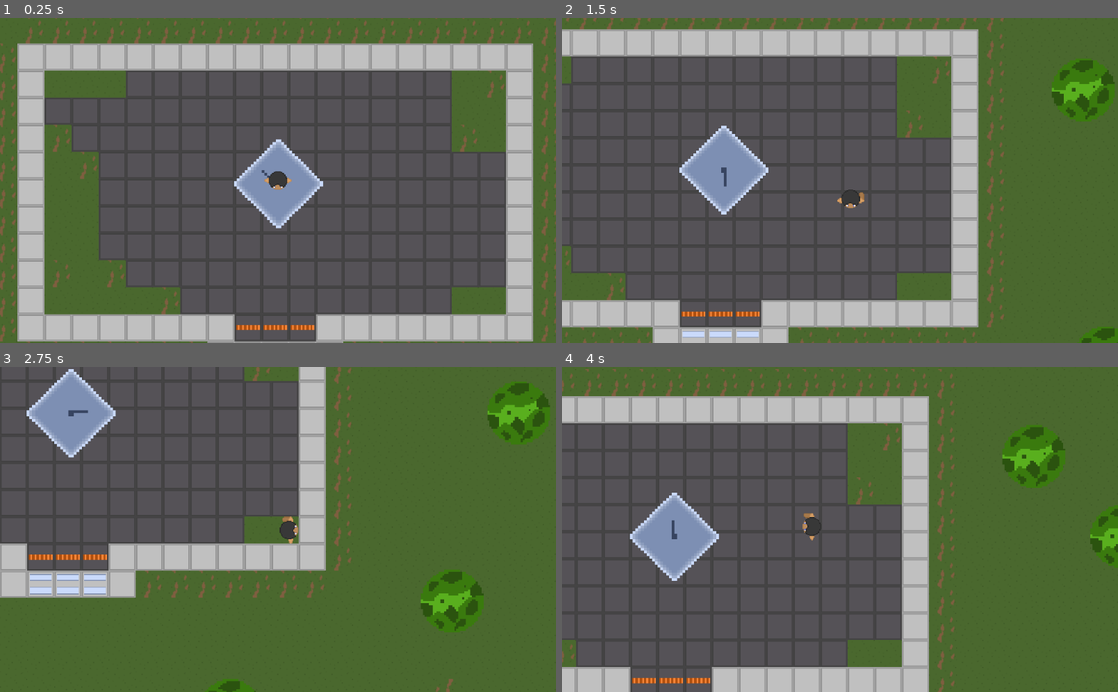
Above: before the commit, frames 1-4 (two rows, left to right).
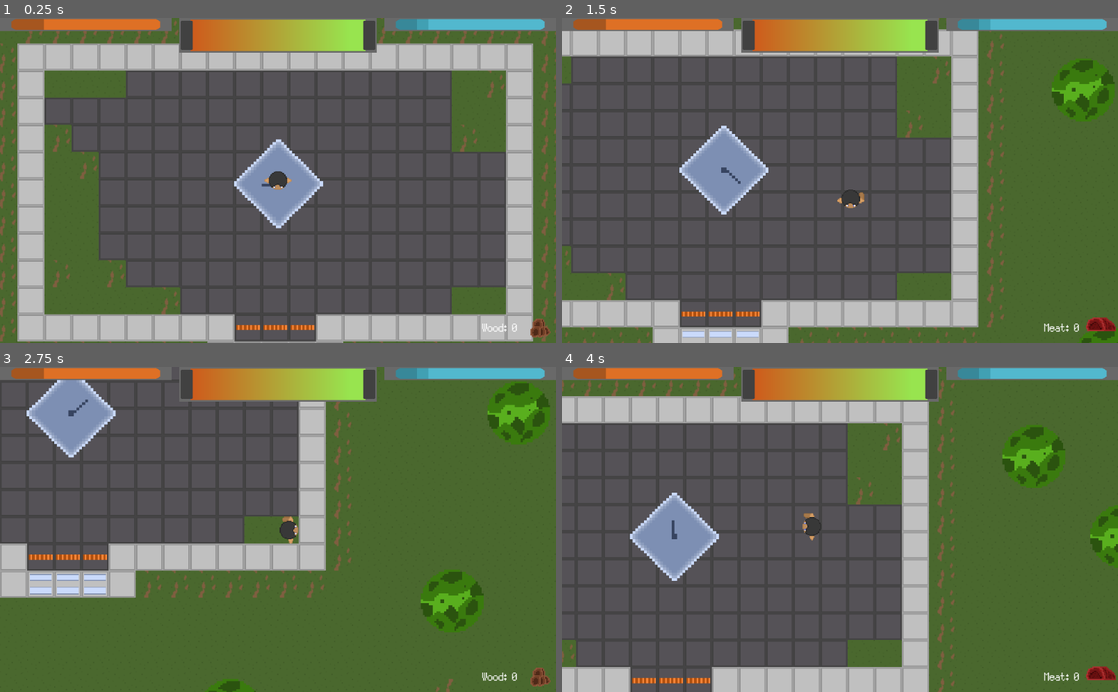
Above: after the commit, the same moments.

Repository: RanaIsHere/cortex-origin
Game: Godot game, scene res://scenes/world/world.tscn
The game is run twice, just before and just after one commit, with the same random seed, the same clock (stepped at 60 frames per second) and the same inputs. This scene is started directly instead of the project's main scene. Sound files missing from this copy of the repository are replaced by a short silence.
Inputs:
- Up to frame 1 (0.25 s): no input
- Up to frame 2 (1.5 s): tap Enter at 0.5 s; hold D (right) 0.53-1.28 s; tap E (interact) at 0.6 s; tap B (hotbarMain, bound only after the commit) at 0.8, 1.35 s; hold S (down) from 1.28 s (still down)
- Up to frame 3 (2.75 s): tap E (interact) at 1.55, 2.1 s; release S (down) at 2.03 s; hold D (right) from 2.03 s (still down); tap B (hotbarMain, bound only after the commit) at 2.3 s
- Up to frame 4 (4 s): release D (right) at 2.78 s; hold W (up) 2.78-3.53 s; tap B (hotbarMain, bound only after the commit) at 2.85, 3.8 s; tap E (interact) at 3.05, 3.6 s; hold A (left) from 3.53 s (still down)

The runs differ from the first frame. In frame 1, 6.5% of the frame differs, in the area x 0-100%, y 0-99%; in frame 2, 6.6%, in the area x 0-100%, y 0-97%; in frame 3, 6.0%; in frame 4, 6.6%.

Commit message:
Cortex: Origin - 0.1.7
Added Player GUI and main inventory for wood, metal, meat. Added functionality to hunger/thirst and items. Added variable for inventory array.

Diff:
--- /dev/null
+++ b/GUI/PlayerGUI.gd
@@ -0,0 +1,44 @@
+extends Control
+
+var mainResourcePick = 0
+
+func _ready():
+	$Wood.visible = false
+	$Metal.visible = false
+	$Meat.visible = false
+
+func _process(_delta):
+	#$HealthBar.value = Globals.playerHealth
+
+	if Globals.playerHealth < $HealthBar.value:
+		$HealthBar.value -= 1
+
+	if Globals.playerHunger < $HungerBar.value:
+		$HungerBar.value -= 0.2
+
+	if Globals.playerHunger < $ThirstBar.value:
+		$ThirstBar.value -= 0.2
+
+	$Wood/WoodLabel.text = "Wood: " + str(Globals.wood)
+	$Metal/MetalLabel.text = "Metal: " + str(Globals.metal)
+	$Meat/MeatLabel.text = "Meat: " + str(Globals.rawMeat)
+
+	if Input.is_action_just_pressed("hotbarMain"):
+		mainResourcePick += 1
+
+		if mainResourcePick > 2:
+			mainResourcePick = 0
+
+	match mainResourcePick:
+		0:
+			$Wood.visible = true
+			$Metal.visible = false
+			$Meat.visible = false
+		1:
+			$Metal.visible = true
+			$Wood.visible = false
+			$Meat.visible = false
+		2:
+			$Meat.visible = true
+			$Metal.visible = false
+			$Wood.visible = false
--- /dev/null
+++ b/GUI/PlayerGUI.tscn
@@ -0,0 +1,164 @@
+[gd_scene load_steps=16 format=2]
+
+[ext_resource path="res://GUI/PlayerGUIHealth_progress.png" type="Texture" id=1]
+[ext_resource path="res://GUI/PlayerGUIHealth_under.png" type="Texture" id=2]
+[ext_resource path="res://GUI/PlayerGUIHealth_over.png" type="Texture" id=3]
+[ext_resource path="res://GUI/PlayerGUI.gd" type="Script" id=4]
+[ext_resource path="res://GUI/PlayerGUIHunger_under.png" type="Texture" id=5]
+[ext_resource path="res://GUI/PlayerGUIHunger_over.png" type="Texture" id=6]
+[ext_resource path="res://GUI/PlayerGUIHunger_progress.png" type="Texture" id=7]
+[ext_resource path="res://GUI/PlayerGUIThirst_over.png" type="Texture" id=8]
+[ext_resource path="res://GUI/PlayerGUIThirst_under.png" type="Texture" id=9]
+[ext_resource path="res://GUI/PlayerGUIThirst_progress.png" type="Texture" id=10]
+[ext_resource path="res://GUI/WoodIcon.png" type="Texture" id=11]
+[ext_resource path="res://GUI/Silver.ttf" type="DynamicFontData" id=12]
+[ext_resource path="res://GUI/MetalIcon.png" type="Texture" id=13]
+[ext_resource path="res://GUI/meatIcon.png" type="Texture" id=14]
+
+[sub_resource type="DynamicFont" id=1]
+size = 32
+font_data = ExtResource( 12 )
+
+[node name="PlayerGUI" type="Control"]
+anchor_right = 1.0
+anchor_bottom = 1.0
+script = ExtResource( 4 )
+__meta__ = {
+"_edit_use_anchors_": false
+}
+
+[node name="HealthBar" type="TextureProgress" parent="."]
+anchor_left = 0.5
+anchor_right = 0.5
+margin_left = -182.0
+margin_right = 182.0
+margin_bottom = 64.0
+step = 1.0
+value = 100.0
+texture_under = ExtResource( 2 )
+texture_over = ExtResource( 3 )
+texture_progress = ExtResource( 1 )
+__meta__ = {
+"_edit_use_anchors_": false
+}
+
+[node name="HungerBar" type="TextureProgress" parent="."]
+margin_right = 316.0
+margin_bottom = 24.0
+max_value = 50.0
+step = 0.001
+value = 50.0
+texture_under = ExtResource( 5 )
+texture_over = ExtResource( 6 )
+texture_progress = ExtResource( 7 )
+__meta__ = {
+"_edit_use_anchors_": false
+}
+
+[node name="ThirstBar" type="TextureProgress" parent="."]
+anchor_left = 1.0
+anchor_right = 1.0
+margin_left = -316.0
+margin_bottom = 24.0
+max_value = 50.0
+step = 0.001
+value = 50.0
+texture_under = ExtResource( 9 )
+texture_over = ExtResource( 8 )
+texture_progress = ExtResource( 10 )
+__meta__ = {
+"_edit_use_anchors_": false
+}
+
+[node name="Wood" type="TextureRect" parent="."]
+anchor_left = 1.0
+anchor_top = 1.0
+anchor_right = 1.0
+anchor_bottom = 1.0
+margin_left = -63.0
+margin_top = -63.0
+texture = ExtResource( 11 )
+expand = true
+__meta__ = {
+"_edit_use_anchors_": false
+}
+
+[node name="WoodLabel" type="Label" parent="Wood"]
+anchor_left = 0.5
+anchor_top = 0.5
+anchor_right = 0.5
+anchor_bottom = 0.5
+margin_left = -127.5
+margin_top = -23.5
+margin_right = -16.5
+margin_bottom = 39.5
+rect_pivot_offset = Vector2( 127.12, 23.7058 )
+custom_fonts/font = SubResource( 1 )
+text = "Wood: 0"
+align = 1
+valign = 1
+__meta__ = {
+"_edit_use_anchors_": false
+}
+
+[node name="Metal" type="TextureRect" parent="."]
+anchor_left = 1.0
+anchor_top = 1.0
+anchor_right = 1.0
+anchor_bottom = 1.0
+margin_left = -63.0
+margin_top = -63.0
+texture = ExtResource( 13 )
+expand = true
+__meta__ = {
+"_edit_use_anchors_": false
+}
+
+[node name="MetalLabel" type="Label" parent="Metal"]
+anchor_left = 0.5
+anchor_top = 0.5
+anchor_right = 0.5
+anchor_bottom = 0.5
+margin_left = -127.5
+margin_top = -23.5
+margin_right = -16.5
+margin_bottom = 39.5
+rect_pivot_offset = Vector2( 127.12, 23.7058 )
+custom_fonts/font = SubResource( 1 )
+text = "Metal: 0"
+align = 1
+valign = 1
+__meta__ = {
+"_edit_use_anchors_": false
+}
+
+[node name="Meat" type="TextureRect" parent="."]
+anchor_left = 1.0
+anchor_top = 1.0
+anchor_right = 1.0
+anchor_bottom = 1.0
+margin_left = -63.0
+margin_top = -63.0
+texture = ExtResource( 14 )
+expand = true
+__meta__ = {
+"_edit_use_anchors_": false
+}
+
+[node name="MeatLabel" type="Label" parent="Meat"]
+anchor_left = 0.5
+anchor_top = 0.5
+anchor_right = 0.5
+anchor_bottom = 0.5
+margin_left = -127.5
+margin_top = -23.5
+margin_right = -16.5
+margin_bottom = 39.5
+rect_pivot_offset = Vector2( 127.12, 23.7058 )
+custom_fonts/font = SubResource( 1 )
+text = "Meat: 0"
+align = 1
+valign = 1
+__meta__ = {
+"_edit_use_anchors_": false
+}
--- a/project.godot
+++ b/project.godot
@@ -50,6 +50,11 @@
 "events": [ Object(InputEventKey,"resource_local_to_scene":false,"resource_name":"","device":0,"alt":false,"shift":false,"control":false,"meta":false,"command":false,"pressed":false,"scancode":69,"unicode":0,"echo":false,"script":null)
  ]
 }
+hotbarMain={
+"deadzone": 0.5,
+"events": [ Object(InputEventKey,"resource_local_to_scene":false,"resource_name":"","device":0,"alt":false,"shift":false,"control":false,"meta":false,"command":false,"pressed":false,"scancode":66,"unicode":0,"echo":false,"script":null)
+ ]
+}
 
 [rendering]
 
--- a/scenes/world/Intro.tscn
+++ b/scenes/world/Intro.tscn
@@ -217,7 +217,7 @@
 
 [node name="TimeMachine" type="AnimatedSprite" parent="Machine"]
 frames = SubResource( 14 )
-frame = 6
+frame = 7
 playing = true
 flip_h = true
 
--- a/scenes/world/world.tscn
+++ b/scenes/world/world.tscn
@@ -10,6 +10,7 @@
 [ext_resource path="res://scenes/world/world.gd" type="Script" id=8]
 [ext_resource path="res://sprites/object/crystalCheck.png" type="Texture" id=9]
 [ext_resource path="res://sprites/object/ForestTree.tscn" type="PackedScene" id=10]
+[ext_resource path="res://GUI/PlayerGUI.tscn" type="PackedScene" id=11]
 
 [sub_resource type="ConvexPolygonShape2D" id=1]
 points = PoolVector2Array( 32, 32, 0, 32, 0, 0, 32, 0 )
@@ -187,7 +188,7 @@
 position = Vector2( 435.905, 166.002 )
 scale = Vector2( 3.274, 3.274 )
 frames = SubResource( 14 )
-frame = 7
+frame = 6
 speed_scale = 0.5
 playing = true
 
@@ -365,5 +366,7 @@
 position = Vector2( 435.439, 162.098 )
 
 [node name="GUI" type="CanvasLayer" parent="."]
+
+[node name="PlayerGUI" parent="GUI" instance=ExtResource( 11 )]
 [connection signal="body_entered" from="worldMap/doorOpener" to="." method="_on_doorOpener_body_entered"]
 [connection signal="body_entered" from="worldMap/checker" to="." method="_on_checker_body_entered"]
--- a/script/globals.gd
+++ b/script/globals.gd
@@ -1,5 +1,10 @@
 extends Node
 
+# Inventory System
+var inventory : Array = []
+var wood : int = 0
+var metal : int = 0
+var rawMeat : int = 0
 
 # Player
 var playerHealth = 100
--- a/sprites/object/ForestTree.gd
+++ b/sprites/object/ForestTree.gd
@@ -2,17 +2,24 @@
 
 var allowMined = false
 var durability = 3
+var isBreak = false
 var woodYield = randi() % 3 + 1
 
 func _ready():
 	randomize()
 
 func _process(_delta):
-	if allowMined == true:
-		if durability == 0 or durability < 0:
-			yield($axeSound, "finished")
+	#if allowMined == true:
+	#	if durability == 0 or durability < 0:
+	#		#yield($axeSound, "finished")
+	#
+	#		allowMined = false
+	#		isBreak = true
 
-			queue_free()
+	if durability == 0 or durability < 0:
+			allowMined = false
+			isBreak = true
+
 
 func _on_shade_body_entered(body):
 	if body.name == "Player":
--- a/sprites/player/Player.gd
+++ b/sprites/player/Player.gd
@@ -26,9 +26,22 @@
 
 	if Input.is_action_just_pressed("interact"): # Break, Use
 		if treecollider != null:
-			treecollider.durability -= 1
-			treecollider.get_node_or_null("axeSound").playing = true
+			if treecollider.allowMined == true:
+				treecollider.durability -= 1
+				treecollider.get_node_or_null("axeSound").playing = true
+
 			print(treecollider.durability)
+
+
+
+	if treecollider != null:
+		if treecollider.isBreak == true:
+			if $pickUp.playing == false:
+				$pickUp.playing = true
+
+			Globals.wood += treecollider.woodYield
+			treecollider.queue_free()
+
 
 	if velocity != Vector2.ZERO:
 		if Globals.playerEquipment == "unclothed":
@@ -48,6 +61,13 @@
 	if Globals.canMove == true:
 		get_input(delta)
 
+	if Globals.playerHunger > 0:
+		Globals.playerHunger -= 0.01 / 2
+	if Globals.playerThirst > 0:
+		Globals.playerThirst -= 0.01 / 8
+
+		print(Globals.playerHunger)
+
 func _on_rangeArea_body_entered(body):
 	if body.is_in_group("trees"):
 		body.allowMined = true
--- a/sprites/player/Player.tscn
+++ b/sprites/player/Player.tscn
@@ -24,35 +24,35 @@
 region = Rect2( 96, 0, 32, 32 )
 
 [sub_resource type="AtlasTexture" id=5]
+atlas = ExtResource( 4 )
+region = Rect2( 0, 0, 32, 32 )
+
+[sub_resource type="AtlasTexture" id=6]
+atlas = ExtResource( 4 )
+region = Rect2( 32, 0, 32, 32 )
+
+[sub_resource type="AtlasTexture" id=7]
+atlas = ExtResource( 4 )
+region = Rect2( 64, 0, 32, 32 )
+
+[sub_resource type="AtlasTexture" id=8]
+atlas = ExtResource( 4 )
+region = Rect2( 96, 0, 32, 32 )
+
+[sub_resource type="AtlasTexture" id=9]
 atlas = ExtResource( 5 )
 region = Rect2( 0, 0, 32, 32 )
 
-[sub_resource type="AtlasTexture" id=6]
+[sub_resource type="AtlasTexture" id=10]
 atlas = ExtResource( 5 )
 region = Rect2( 32, 0, 32, 32 )
 
-[sub_resource type="AtlasTexture" id=7]
+[sub_resource type="AtlasTexture" id=11]
 atlas = ExtResource( 5 )
 region = Rect2( 64, 0, 32, 32 )
 
-[sub_resource type="AtlasTexture" id=8]
+[sub_resource type="AtlasTexture" id=12]
 atlas = ExtResource( 5 )
-region = Rect2( 96, 0, 32, 32 )
-
-[sub_resource type="AtlasTexture" id=9]
-atlas = ExtResource( 4 )
-region = Rect2( 0, 0, 32, 32 )
-
-[sub_resource type="AtlasTexture" id=10]
-atlas = ExtResource( 4 )
-region = Rect2( 32, 0, 32, 32 )
-
-[sub_resource type="AtlasTexture" id=11]
-atlas = ExtResource( 4 )
-region = Rect2( 64, 0, 32, 32 )
-
-[sub_resource type="AtlasTexture" id=12]
-atlas = ExtResource( 4 )
 region = Rect2( 96, 0, 32, 32 )
 
 [sub_resource type="AtlasTexture" id=13]
@@ -80,13 +80,13 @@
 }, {
 "frames": [ SubResource( 5 ), SubResource( 6 ), SubResource( 7 ), SubResource( 8 ) ],
 "loop": true,
-"name": "walk-labcoat",
-"speed": 12.0
+"name": "idle-labcoat",
+"speed": 5.0
 }, {
 "frames": [ SubResource( 9 ), SubResource( 10 ), SubResource( 11 ), SubResource( 12 ) ],
 "loop": true,
-"name": "idle-labcoat",
-"speed": 5.0
+"name": "walk-labcoat",
+"speed": 12.0
 }, {
 "frames": [ SubResource( 13 ), SubResource( 14 ), SubResource( 15 ), SubResource( 16 ) ],
 "loop": true,
@@ -115,7 +115,7 @@
 [node name="AnimatedSprite" type="AnimatedSprite" parent="."]
 frames = SubResource( 17 )
 animation = "idle-labcoat"
-frame = 2
+frame = 3
 playing = true
 
 [node name="CollisionShape2D" type="CollisionShape2D" parent="."]
Binary file added: GUI/MetalIcon.aseprite
Binary file added: GUI/MetalIcon.png
Not shown, added: GUI/MetalIcon.png.import
Binary file added: GUI/PlayerGUIHealth.aseprite
Binary file added: GUI/PlayerGUIHealth_over.png
Not shown, added: GUI/PlayerGUIHealth_over.png.import
Binary file added: GUI/PlayerGUIHealth_progress.png
Not shown, added: GUI/PlayerGUIHealth_progress.png.import
Binary file added: GUI/PlayerGUIHealth_under.png
Not shown, added: GUI/PlayerGUIHealth_under.png.import
Binary file added: GUI/PlayerGUIHunger.aseprite
Binary file added: GUI/PlayerGUIHunger_over.png
(and 19 more such lines)
